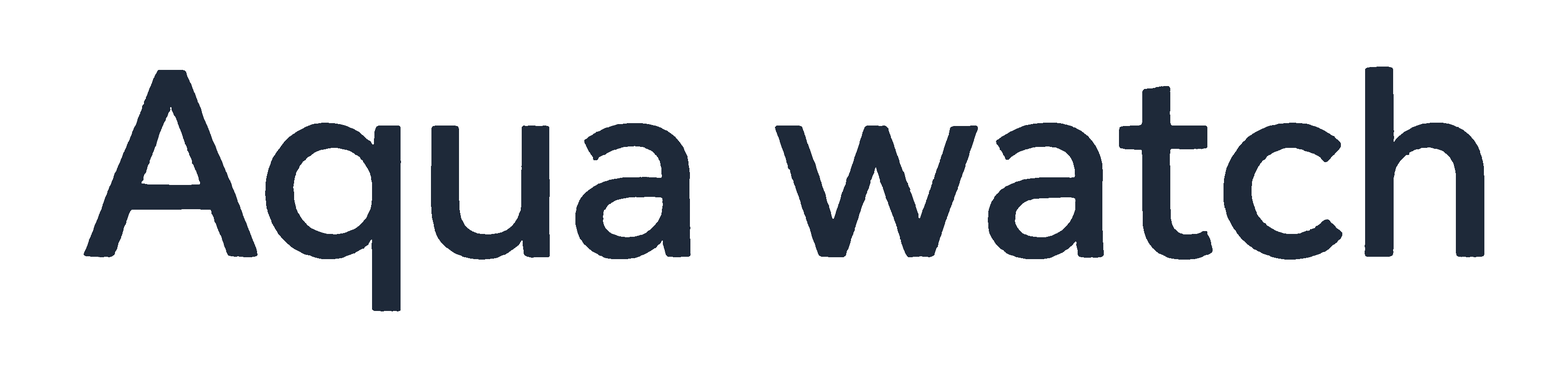
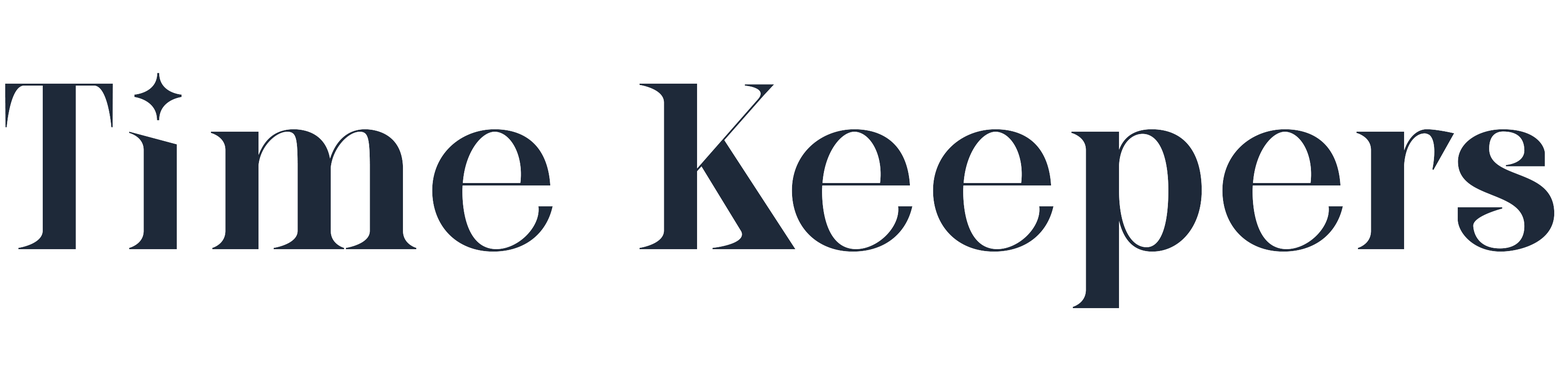
Layered file, before and after one edit (1568×378). Changes by layer:
added layer "Time Keepers" above "Layer 2" over [4, 72, 1555, 309]
hid "Layer 2" over [83, 66, 1485, 312]